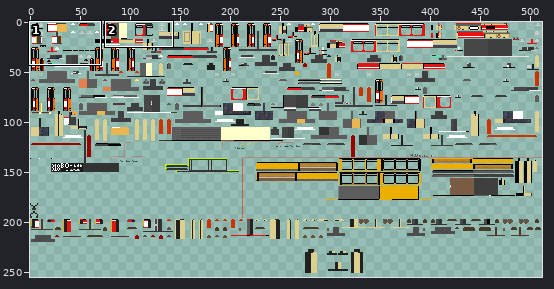
Two states of a sprite sheet, src/main/resources/assets/tc/textures/trains/M8C_Red.png. Above: a wide view before the commit, with the close-up outlined.
Close-up. Earlier state:
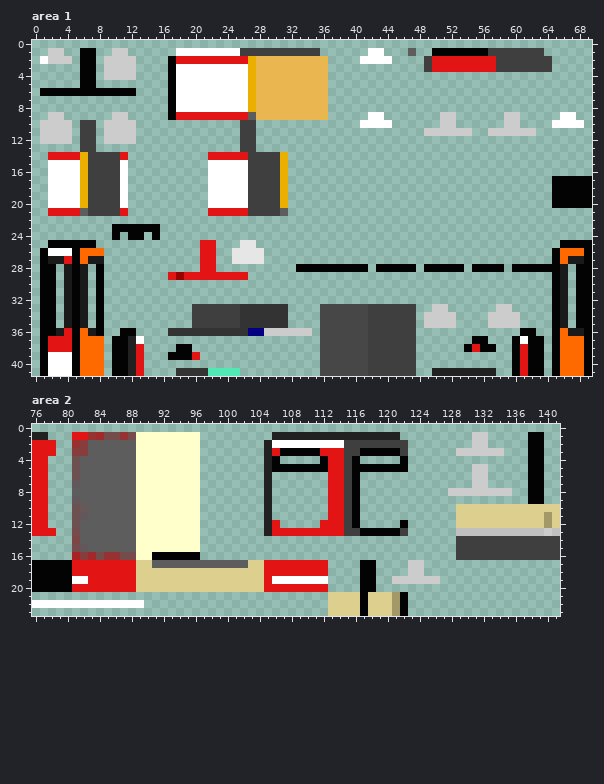
The file is 512x256 pixels. Colours within 5 levels of each other are drawn and written as one. Shown: area 1: x 0..69, y 0..41; area 2: x 76..141, y 0..23. The wide view leaves out empty margins. The commit also changed other parts of the picture, which this record leaves out.
And afterwards:
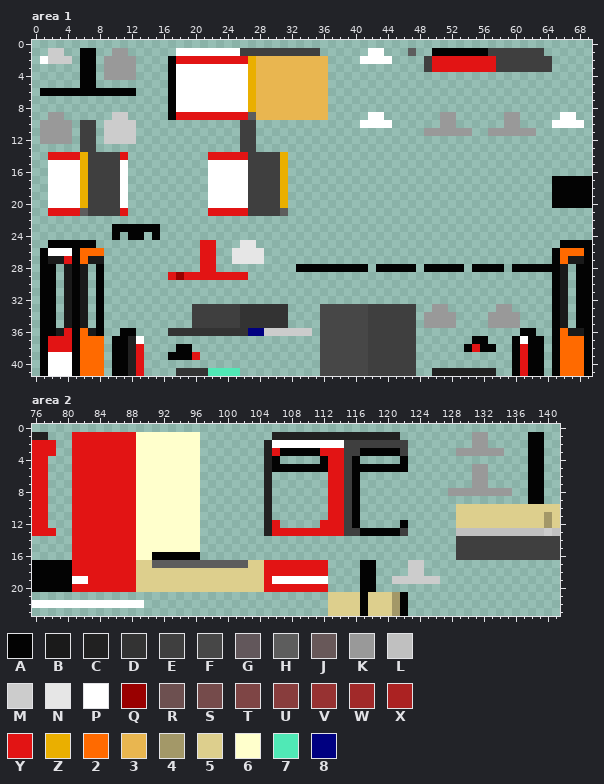
Palette (. is transparent): A #030303  B #1a1a1a  C #212121  D #333333  E #3f3f3f  F #474747  G #62575b  H #5d5d5d  J #685859  K #999999  L #c0c0c0  M #cccccc  N #e6e6e6  P #ffffff  Q #990000  R #6d5050  S #754b4b  T #7e4545  U #883d3d  V #973232  W #a12929  X #ab2222  Y #e21414  Z #eaaf00  2 #ff6a00  3 #e9b650  4 #a39868  5 #ddcf8d  6 #ffffcc  7 #50e9b6  8 #000080
From old to new:
Area 1:
y 1: x 10..11 MM -> KK
y 2..4: x 9..12 MMMM -> KKKK
y 9: x 2..3 MM -> KK; x 51..52 MM -> KK; x 59..60 MM -> KK
y 10: x 1..4 MMMM -> KKKK; x 51..52 MM -> KK; x 59..60 MM -> KK
y 11: x 1..4 MMMM -> KKKK; x 49..54 MMMMMM -> KKKKKK; x 57..62 MMMMMM -> KKKKKK
y 12: x 1..4 MMMM -> KKKK
y 33: x 50..51 MM -> KK; x 58..59 MM -> KK
y 34..35: x 49..52 MMMM -> KKKK; x 57..60 MMMM -> KKKK
Area 2:
y 1: x 83..88 VWSSVS -> YYYYYY; x 131..132 MM -> KK
y 2: x 81..88 VUHHHHHH -> YYYYYYYY; x 131..132 MM -> KK
y 3: x 81..88 UUHHHHHH -> YYYYYYYY; x 129..134 MMMMMM -> KKKKKK
y 4: x 81..88 RHHHHHHH -> YYYYYYYY
y 5..6: x 81..88 RHHHHHHH -> YYYYYYYY; x 131..132 MM -> KK
y 7: x 81..88 GHHHHHHH -> YYYYYYYY; x 131..132 MM -> KK
y 8: x 81..88 HHHHHHHH -> YYYYYYYY; x 128..135 MMMMMMMM -> KKKKKKKK
y 9: x 81..88 GHHHHHHH -> YYYYYYYY
y 10: x 81..88 RJHHHHHH -> YYYYYYYY
y 11: x 81..88 RGHHHHHH -> YYYYYYYY
y 12: x 81..88 RHHHHHHH -> YYYYYYYY
y 13: x 81..88 SHHHHHHH -> YYYYYYYY
y 14: x 81..88 THHHHHHH -> YYYYYYYY
y 15: x 81..88 SGHHHHHH -> YYYYYYYY
y 16: x 81..88 XUWSVVSS -> YYYYYYYY
Changed places in both close-ups, as pixel boxes (x1, y1, x2, y2):
changed: (104, 48, 136, 80)
changed: (40, 112, 72, 144)
changed: (424, 112, 536, 136)
changed: (424, 304, 456, 328)
changed: (488, 304, 520, 328)
changed: (72, 432, 136, 560)
changed: (448, 432, 512, 496)
